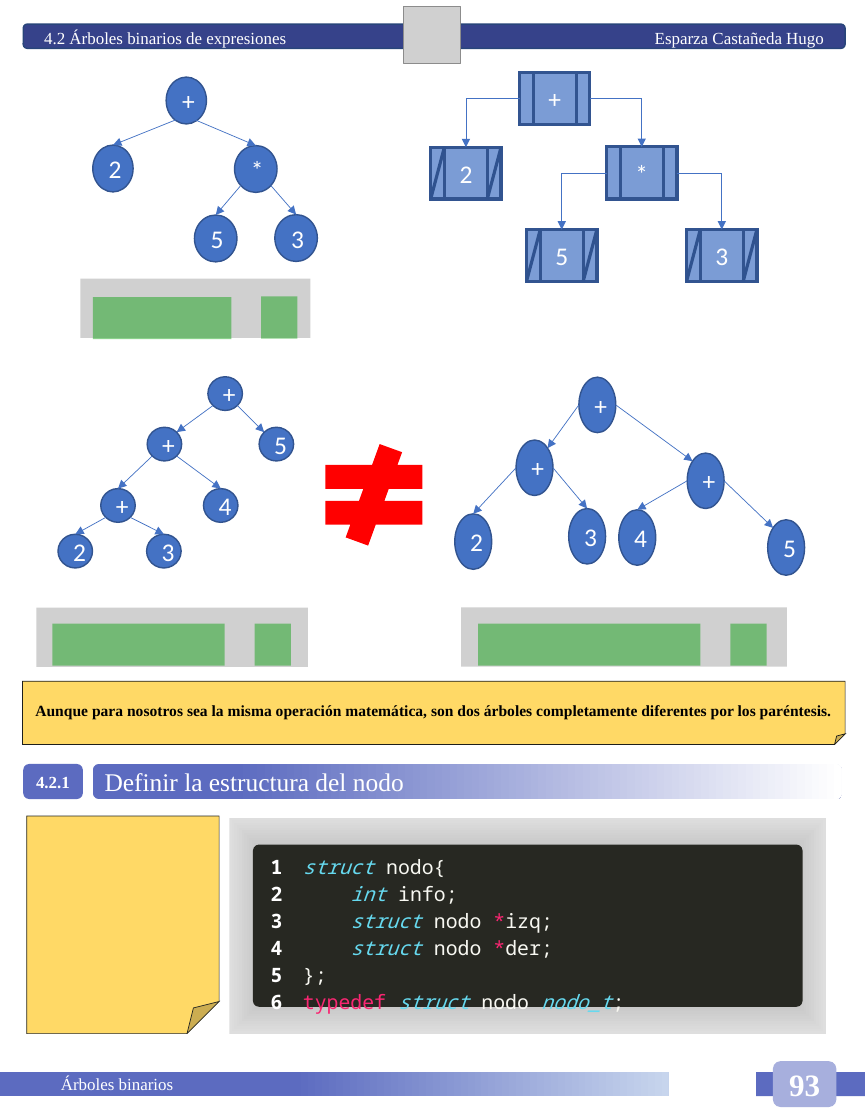
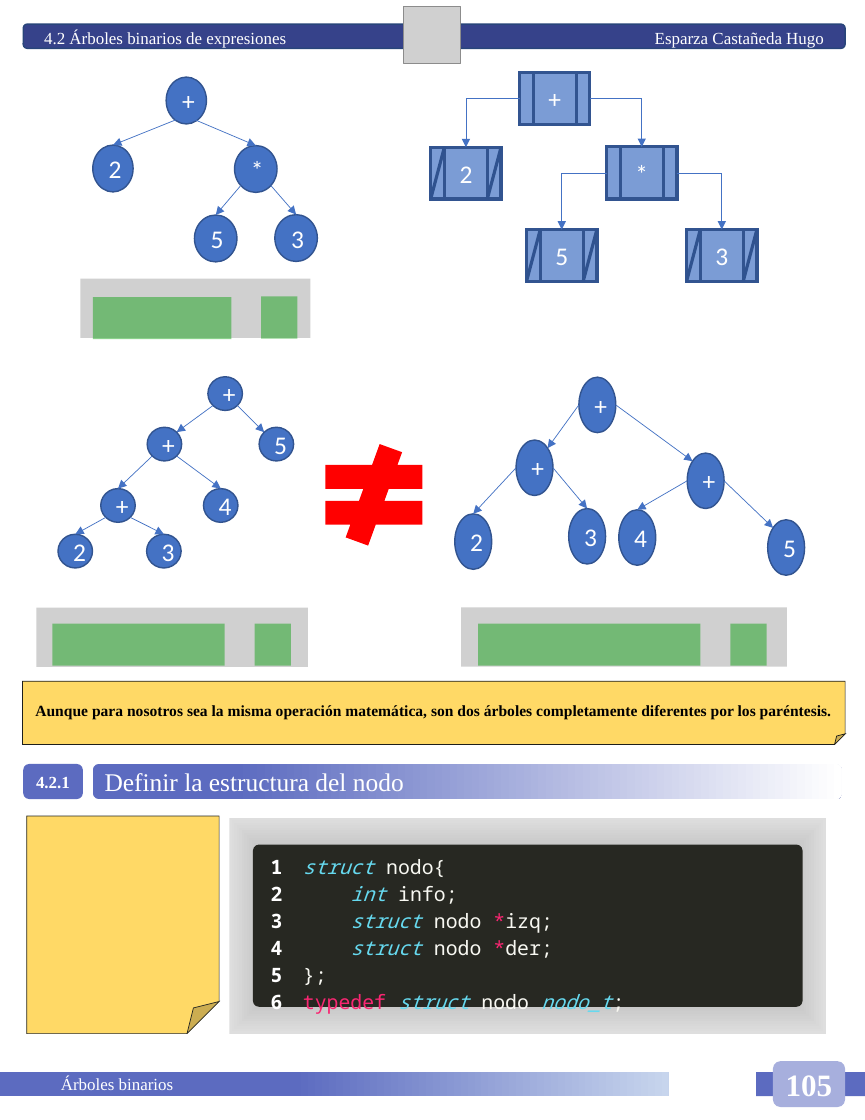
Before and after one commit to HugoEsparzaC/Libreta-Estructuras-II, a slide deck: slide 110 of Libreta Estructuras de Datos II.pptx (slide 105 before the commit). Drawn at 865x1120 pixels with LibreOffice and Linux fonts; fonts in the diff are those of the drawing; grey boxes stand for pictures. Boxes give left, top, right and bottom in pixels: in the first picture for what was removed or moved away, otherwise in the second. Text is boxed around its words. In the diff, an @@ line names an element or a change of style, - is before the commit and + after.

```diff
--- a/Libreta Estructuras de Datos II.pptx
+++ b/Libreta Estructuras de Datos II.pptx
@@ rounded rectangle "105" resized from (x1=772, y1=1060, x2=835, y2=1106) to (x1=772, y1=1060, x2=845, y2=1106) @@
@@ text in rounded rectangle at (x1=786, y1=1075, x2=833, y2=1096): text changed @@
-93
+105
```
Also in this commit, not shown: 5 other slides changed, 5 slides added, 2 slides removed, 1 other file.
